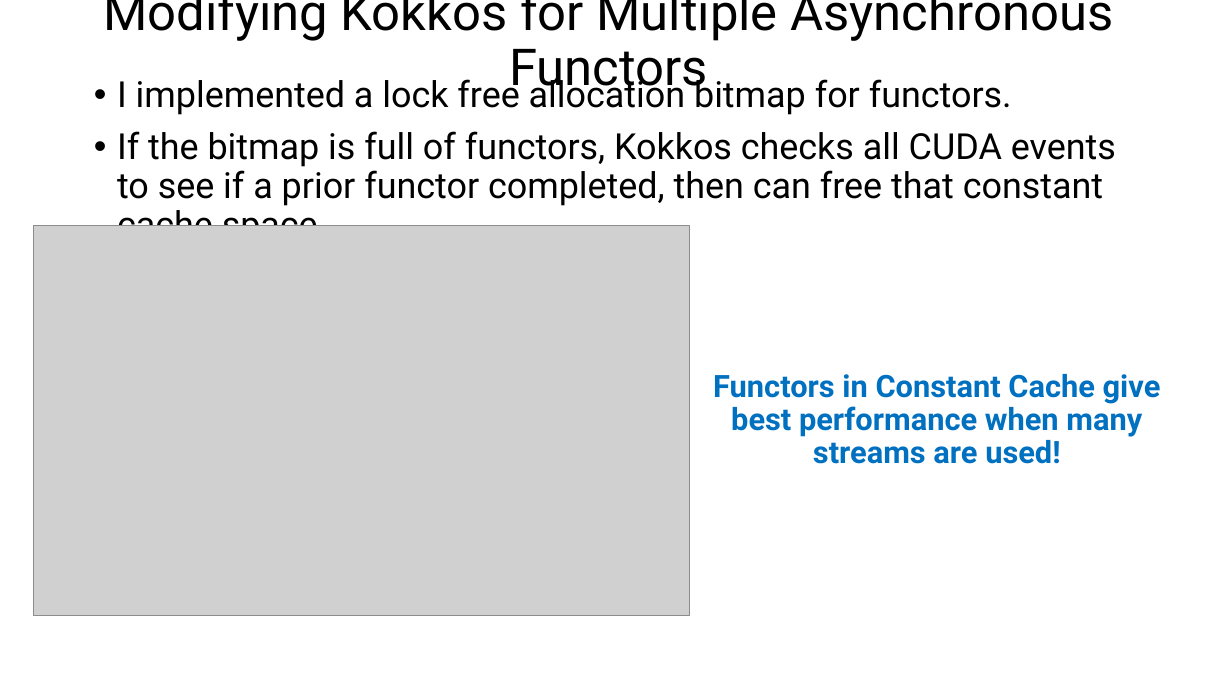
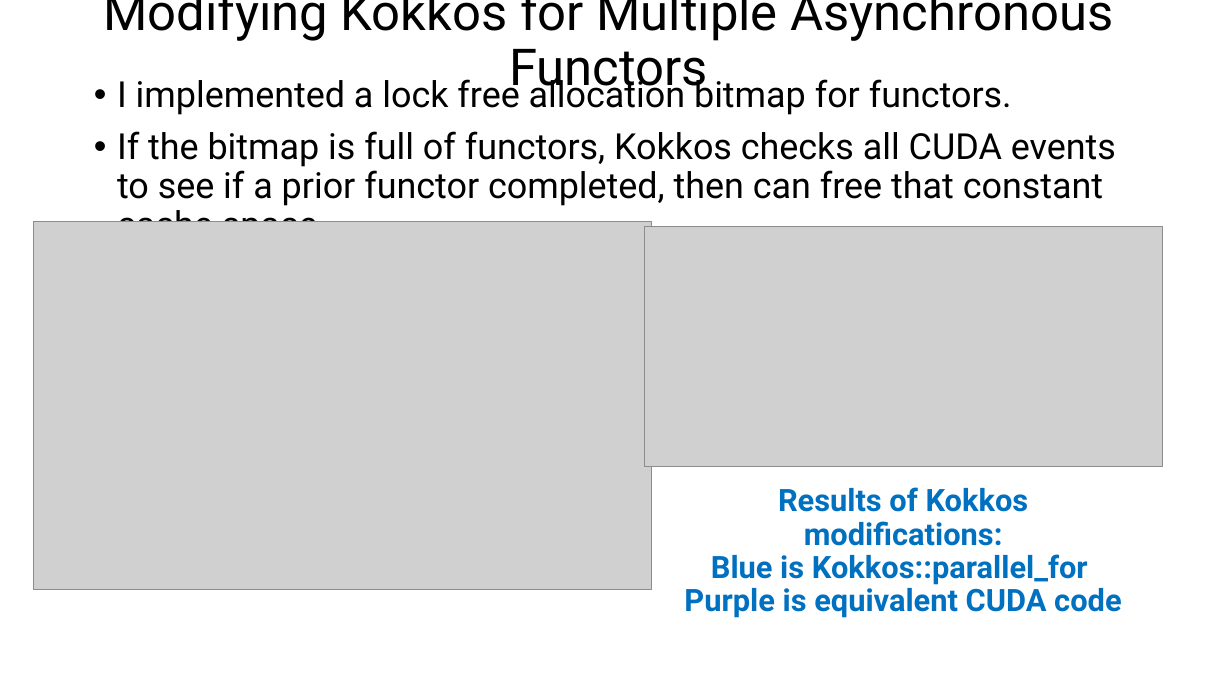
Before and after one commit to bradleypeterson/proposal, a slide deck: slide 28 of slides/Portable and Performant GPU_dec1.pptx. Drawn at 1232x693 pixels with LibreOffice and Linux fonts; fonts in the diff are those of the drawing; grey boxes stand for pictures. Boxes give left, top, right and bottom in pixels: in the first picture for what was removed or moved away, otherwise in the second. Text is boxed around its words. In the diff, an @@ line names an element or a change of style, - is before the commit and + after.

```diff
--- a/slides/Portable and Performant GPU_dec1.pptx
+++ b/slides/Portable and Performant GPU_dec1.pptx
@@ picture: place and size @@
-picture at (33, 226, 690, 616)
+picture at (33, 222, 652, 590)
@@ picture added at (644, 226, 1163, 467) @@
@@ text at (684, 487, 1121, 618): text changed @@
-Functors in Constant Cache give best performance when many streams are used!
+Results of Kokkos modifications:
+Blue is Kokkos::parallel_for
+Purple is equivalent CUDA code
```
Also in this commit, not shown: 4 other slides changed, 1 slide added, 1 slide removed, 4 other files.
